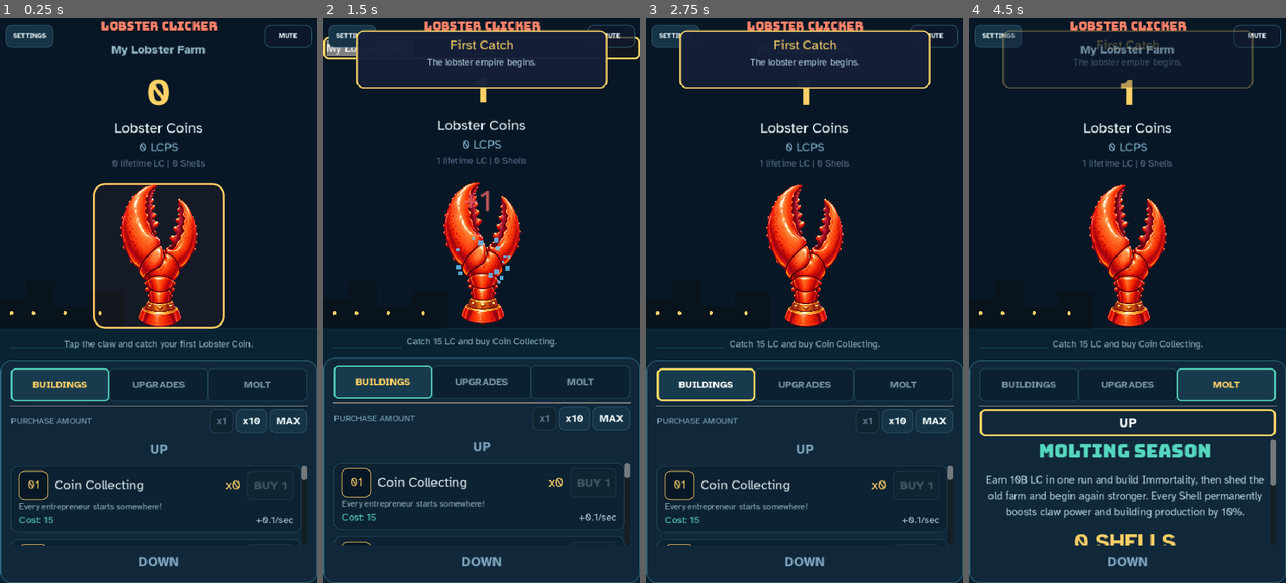
Above: before the commit, frames 1-4 (left to right).
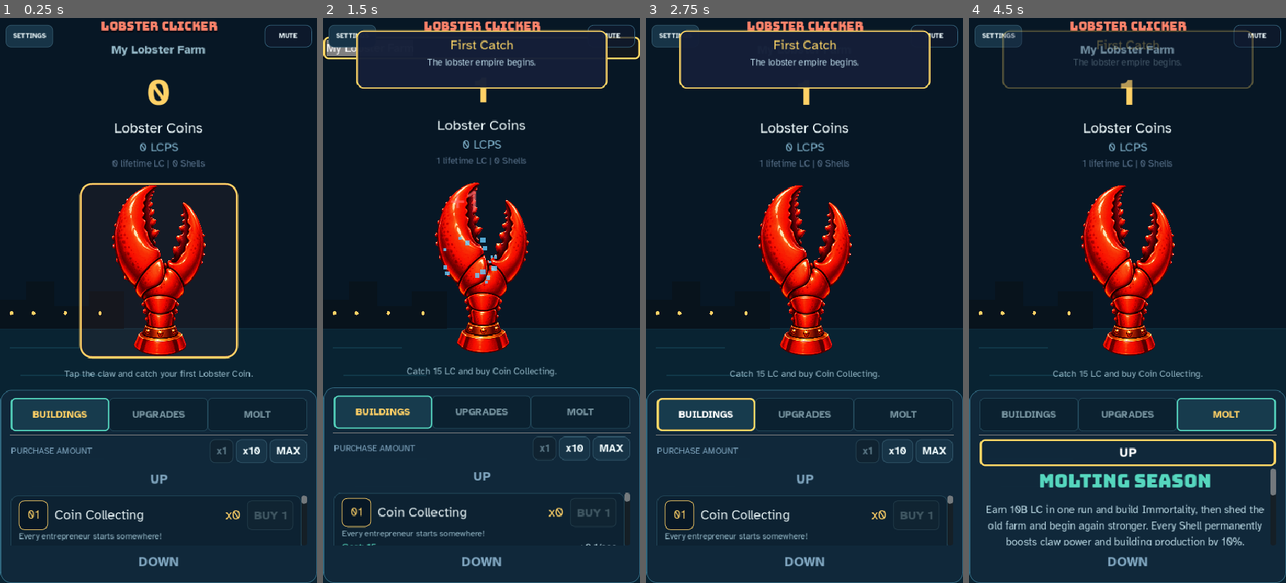
Above: after the commit, the same moments.

Repository: thecryptomasters/lobster-clicker
Game: Godot game, scene res://scenes/main.tscn
Same seed, same stepped clock (60 frames per second), same inputs: the game is played once before the commit and once after it.
Inputs (mouse positions are in pixels of both pictures, inside the frame that each line leads up to; where the layout moved, square brackets give the same spot in the first picture):
- Up to frame 1 (0.25 s): no input
- Up to frame 2 (1.5 s): click "My Lobster Farm" at 0.5 s; click (481, 266) [481, 255] at 1.25 s
- Up to frame 3 (2.75 s): click "BUILDINGS" at 2 s
- Up to frame 4 (4.5 s): click "UPGRADES" at 2.75 s; click "MOLT" at 3.5 s; click "UP" at 4.25 s

The runs differ from the first frame. In frame 1, 12% of the frame differs, in the area x 0-100%, y 29-94%; in frame 2, 11%; in frame 3, 11%; in frame 4, 15%.

Commit message:
feat: enlarge hero claw and animate pinch

Diff:
--- a/scenes/main.gd
+++ b/scenes/main.gd
@@ -80,6 +80,7 @@
 var _toast_tween: Tween
 var _boost_ui_timer: float = 0.0
 var _claw_bump_tween: Tween
+var _claw_pinch_tween: Tween
 var _sfx_players: Array[AudioStreamPlayer] = []
 var _next_sfx_player: int = 0
 
@@ -196,6 +197,8 @@
 		_toast_tween.kill()
 	if _claw_bump_tween and _claw_bump_tween.is_valid():
 		_claw_bump_tween.kill()
+	if _claw_pinch_tween and _claw_pinch_tween.is_valid():
+		_claw_pinch_tween.kill()
 	if music_player:
 		music_player.stop()
 		music_player.stream = null
@@ -319,6 +322,8 @@
 		objective_label.add_theme_font_size_override("font_size", 18)
 		for tab_button in [buildings_tab, upgrades_tab, consumables_tab, molt_tab]:
 			tab_button.add_theme_font_size_override("font_size", 22)
+		claw_button.custom_minimum_size = Vector2(300, 350)
+		claw_button.pivot_offset = claw_button.custom_minimum_size * 0.5
 		_layout_corner_buttons(true)
 	else:
 		# Mobile: stacked vertically (VBox), claw compact on top, buildings get more space
@@ -333,6 +338,8 @@
 		objective_label.add_theme_font_size_override("font_size", 14)
 		for tab_button in [buildings_tab, upgrades_tab, consumables_tab, molt_tab]:
 			tab_button.add_theme_font_size_override("font_size", 15)
+		claw_button.custom_minimum_size = Vector2(240, 265)
+		claw_button.pivot_offset = claw_button.custom_minimum_size * 0.5
 		_layout_corner_buttons(false)
 
 func _layout_corner_buttons(desktop: bool) -> void:
@@ -774,10 +781,17 @@
 	particles.emitting = true
 	if _claw_bump_tween and _claw_bump_tween.is_valid():
 		_claw_bump_tween.kill()
-	claw_button.scale = Vector2.ONE
-	_claw_bump_tween = create_tween()
-	_claw_bump_tween.tween_property(claw_button, "scale", Vector2(0.96, 0.96), 0.04)
-	_claw_bump_tween.tween_property(claw_button, "scale", Vector2.ONE, 0.09)
+	if _claw_pinch_tween and _claw_pinch_tween.is_valid():
+		_claw_pinch_tween.kill()
+	var pinch_material := hero_claw.material as ShaderMaterial
+	if pinch_material:
+		pinch_material.set_shader_parameter("pinch_amount", 0.0)
+		_claw_pinch_tween = create_tween()
+		_claw_pinch_tween.set_trans(Tween.TRANS_QUAD)
+		_claw_pinch_tween.set_ease(Tween.EASE_OUT)
+		_claw_pinch_tween.tween_method(func(value: float): pinch_material.set_shader_parameter("pinch_amount", value), 0.0, 0.075, 0.075)
+		_claw_pinch_tween.set_ease(Tween.EASE_IN_OUT)
+		_claw_pinch_tween.tween_method(func(value: float): pinch_material.set_shader_parameter("pinch_amount", value), 0.075, 0.0, 0.16)
 
 func _spawn_float_text(amount: float) -> void:
 	var label := Label.new()
--- a/scenes/main.tscn
+++ b/scenes/main.tscn
@@ -21,6 +21,13 @@
 content_margin_right = 16.0
 content_margin_bottom = 12.0
 
+[sub_resource type="Shader" id="Shader_hero_pinch"]
+code = "shader_type canvas_item;\n\nuniform float pinch_amount : hint_range(0.0, 0.12) = 0.0;\n\nvoid fragment() {\n\tvec2 sample_uv = UV;\n\tfloat upper_claw = 1.0 - smoothstep(0.12, 0.82, UV.y);\n\tfloat center_guard = smoothstep(0.035, 0.12, abs(UV.x - 0.5));\n\tfloat direction = UV.x < 0.5 ? -1.0 : 1.0;\n\tsample_uv.x += direction * pinch_amount * upper_claw * center_guard;\n\tvec4 tex = texture(TEXTURE, sample_uv);\n\tif (sample_uv.x < 0.0 || sample_uv.x > 1.0) {\n\t\ttex.a = 0.0;\n\t}\n\tCOLOR = tex * COLOR;\n}\n"
+
+[sub_resource type="ShaderMaterial" id="ShaderMaterial_hero_pinch"]
+shader = SubResource("Shader_hero_pinch")
+shader_parameter/pinch_amount = 0.0
+
 [node name="Main" type="Control"]
 layout_mode = 3
 anchors_preset = 15
@@ -156,8 +163,8 @@
 [node name="ClawButton" type="Button" parent="RootContainer/LeftSection/ClawCenter"]
 unique_name_in_owner = true
 layout_mode = 2
-custom_minimum_size = Vector2(200, 220)
-pivot_offset = Vector2(100, 110)
+custom_minimum_size = Vector2(280, 320)
+pivot_offset = Vector2(140, 160)
 flat = true
 
 [node name="HeroClaw" type="TextureRect" parent="RootContainer/LeftSection/ClawCenter/ClawButton"]
@@ -173,6 +180,7 @@
 grow_horizontal = 2
 grow_vertical = 2
 mouse_filter = 2
+material = SubResource("ShaderMaterial_hero_pinch")
 texture = ExtResource("3_hero_claw")
 expand_mode = 1
 stretch_mode = 5
Not shown: 1 places in scenes/main.tscn that only renumber resources
Not shown, changed: export/index.html
Not shown, changed: export/index.pck
